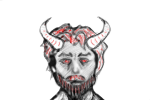
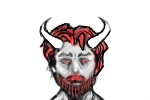
Two versions of the same layered image (150px x 100px). Layer-by-layer changes:
renamed "Calque 9" to "Calque 10", painted on it over (x1=39, y1=18, x2=111, y2=99)
